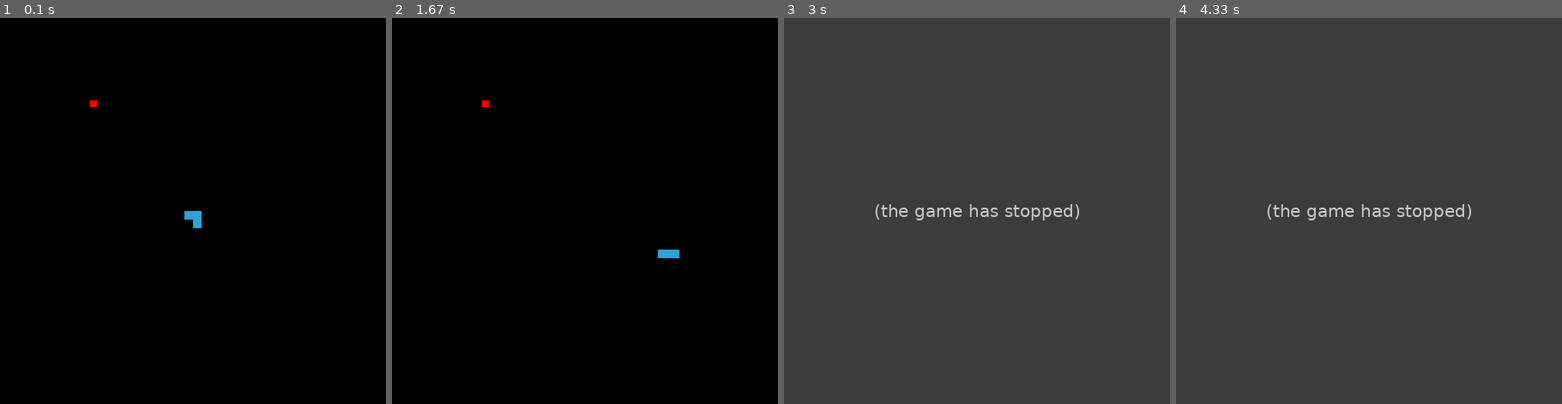
Above: before the commit, frames 1-4 (left to right).
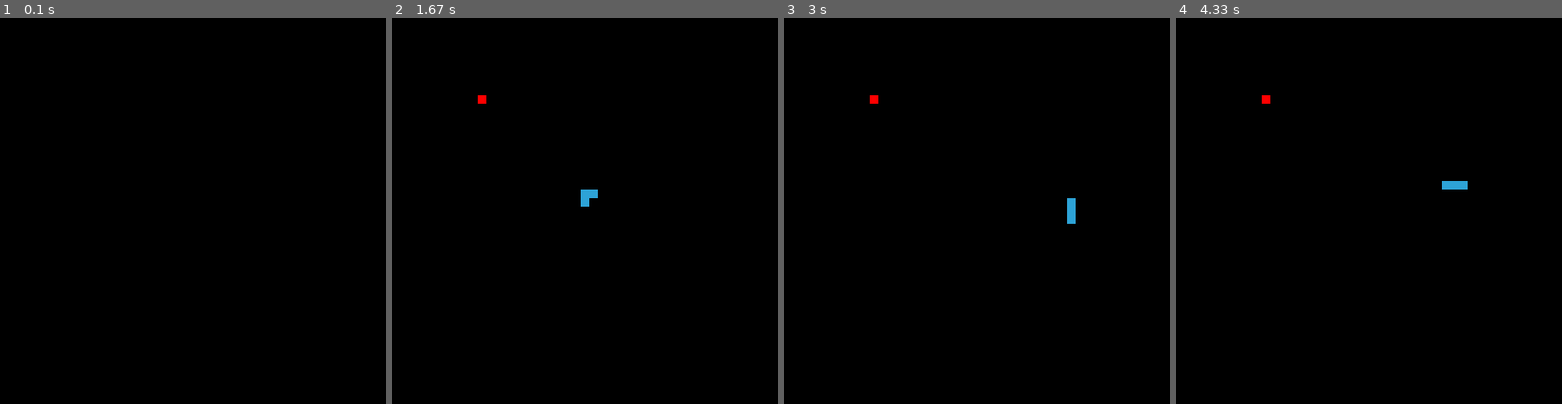
Above: after the commit, the same moments.

Repository: linusqzdeng/my-game
Game: pygame game, started from snake/snake.py
Same seed, same stepped clock (60 frames per second), same inputs: the game is played once before the commit and once after it.
Inputs:
- Up to frame 1 (0.1 s): no input
- Up to frame 2 (1.67 s): tap S at 0.33 s; hold Right 0.67-1.13 s; hold Up 1.17-1.47 s; hold Right from 1.5 s (still down)
- Up to frame 3 (3 s): release Right at 1.97 s; hold Left 2-2.53 s; hold Down 2.57-2.87 s; hold Left from 2.9 s (still down)
- Up to frame 4 (4.33 s): release Left at 3.3 s; hold Up 3.33-3.7 s; hold Right from 3.73 s (still down)

The runs differ from the first frame. In frame 1, 0.2% of the frame differs, in the area x 23-53%, y 21-55%; in frame 2, 0.3%; in frame 3, 100%, in the area x 0-100%, y 0-100%; in frame 4, 100%.
Before the commit the program exited at 2.43 s; later frames show no game.

Commit message:
Refactor the snake game

Diff:
--- a/snake/snake.py
+++ b/snake/snake.py
@@ -1,10 +1,9 @@
 import pygame
+import sys
 import random
-import sys
 from pygame.locals import *
+from pygame.math import Vector2
 
-
-WIDTH, HEIGHT = 450, 450
 
 BLACK = (0, 0, 0)
 WHITE = (255, 255, 255)
@@ -12,106 +11,123 @@
 GREEN = (0, 255, 0)
 SKY_BLUE = (45, 163, 215)
 
-snake_size = 10
-snake_pos = [WIDTH / 2, HEIGHT / 2]  # spawning position
-snake_body = [
-    snake_pos,
-    [snake_pos[0] - snake_size, snake_pos[1]],
-    [snake_pos[0] - 2 * snake_size, snake_pos[1]]
-]
+cell_size = 10
+cell_number = 45
+WIDTH, HEIGHT = cell_number * cell_size, cell_number * cell_size
+snake_body = [Vector2(20, 20), Vector2(21, 20), Vector2(22, 20)]
 
-
-def game_over():
-    """Call this function when the play lose."""
-    pass
+up = Vector2(0, -1)
+down = Vector2(0, 1)
+left = Vector2(-1, 0)
+right = Vector2(1, 0)
 
 
 class Snake:
     """Enable the snake to move around on screen."""
 
-    def __init__(self, body: list, size: int, color: tuple, screen):
-        self.body = body
-        self.size = size
+    def __init__(self, screen):
         self.screen = screen
-        self.color = color
-        self.x, self.y = self.body[0]  # head position
-        self.direction = random.choice(['Right', 'Left', 'Up', 'Down'])
-        self.speed = 5  # difficulty of the game
+        self.body = snake_body
+        self.direction = left
         self.grow = 0
 
     def _draw(self):
         """Draw the snake on screen."""
-        self.body.insert(0, [self.x, self.y])
-        for pos in self.body:
-            pygame.draw.rect(self.screen, self.color, (pos[0], pos[1], self.size, self.size))
-
-        # pop the snake tail every frame
-        if self.grow:
-            self.grow = 0
-        else:
-            self.body.pop()
+        for block in self.body:
+            x_pos = int(block.x * cell_size)
+            y_pos = int(block.y * cell_size)
+            snake_rect = pygame.Rect(x_pos, y_pos, cell_size, cell_size)
+            pygame.draw.rect(self.screen, SKY_BLUE, snake_rect)
 
     def _move(self):
         """Move the snake in terms of the direction."""
-        if self.direction == 'Right':
-            self.x += self.speed
-        if self.direction == 'Left':
-            self.x -= self.speed
-        if self.direction == 'Up':
-            self.y -= self.speed
-        if self.direction == 'Down':
-            self.y += self.speed
+        if not self.grow:
+            body_copy = self.body[:-1]  # body excluding the tail
+            body_copy.insert(0, body_copy[0] + self.direction)
+            self.body = body_copy
+        else:
+            self.body.insert(0, self.body[0] + self.direction)
+            self.grow = 0
 
     def _collision(self):
         """Collision detection."""
         # whether it collides with the edge of the window
-        if self.x + self.size >= WIDTH or self.x <= 0 or self.y + self.size >= HEIGHT or self.y <= 0:
+        head_pos = self.body[0]
+        if head_pos.x * cell_size > WIDTH or head_pos.x < 0 or head_pos.y * cell_size > HEIGHT or head_pos.y < 0:
             print('Crash into the wall!')
-            # game_over()
             sys.exit()
 
         # whether it collides with itself
-        for body in self.body[1:]:
-            if self.x == body[0] and self.y == body[1]:
+        for block in self.body[1:]:
+            if head_pos.x == block.x and head_pos.y == block.y:
                 print('Eat yourself!')
-                game_over()
                 sys.exit()
 
     def update(self):
         """Update the snake object."""
         self._collision()
+        self._draw()
         self._move()
-        self._draw()
 
 
 class Food:
     """Food makes the snake become longer when it is eaten."""
 
-    def __init__(self, size: int, color: tuple, screen):
-        self.size = size
-        self.color = color
+    def __init__(self, screen):
         self.screen = screen
         self.eaten = 0
-        self.x = random.randrange(WIDTH - self.size)
-        self.y = random.randrange(HEIGHT - self.size)
+        self.x, self.y = self._randomise()
+
+    def _randomise(self):
+        """Spawn the food in randomly on screen."""
+        self.x = random.randrange(cell_number - 1)
+        self.y = random.randrange(cell_number - 1)
+
+        return self.x, self.y
 
     def _spawn(self):
-        """Spawn the food in randomly on screen."""
         if not self.eaten:
-            pygame.draw.rect(self.screen, self.color, (self.x, self.y, self.size, self.size))
+            pos_x = int(self.x * cell_size)
+            pos_y = int(self.y * cell_size)
+            food_rect = pygame.Rect(pos_x, pos_y, cell_size, cell_size)
+            pygame.draw.rect(self.screen, RED, food_rect)
         else:
-            self.x = random.randrange(WIDTH - self.size)
-            self.y = random.randrange(HEIGHT - self.size)
+            self.x, self.y = self._randomise()
 
-    def _eaten(self, pos: tuple):
-        """Change the state to 1 if the food is eaten."""
-        self.eaten = 0
-        if abs(self.x - pos[0]) <= self.size and abs(self.y - pos[1]) < self.size:
-            self.eaten = 1
+    def update(self):
+        self._spawn()
 
-    def update(self, pos):
-        self._spawn()
-        self._eaten(pos)
+
+class Main:
+    """Main control of the game."""
+
+    def __init__(self, screen):
+        self.screen = screen
+        self.snake = Snake(self.screen)
+        self.food = Food(self.screen)
+        self.score = 0
+
+    def scores(self):
+        if self.snake_grow():
+            self.score += 10
+            print(self.score)
+
+    def snake_grow(self):
+        if self.food.eaten:
+            self.snake.grow = 1
+            return 1  # for scores()
+
+    def food_eaten(self):
+        self.food.eaten = 0
+        if self.snake.body[0].x == self.food.x and self.snake.body[0].y == self.food.y:
+            self.food.eaten = 1
+
+    def update(self):
+        self.snake_grow()
+        self.food_eaten()
+        self.scores()
+        self.snake.update()
+        self.food.update()
 
 
 def main():
@@ -119,41 +135,32 @@
     pygame.init()
     clock = pygame.time.Clock()
     screen = pygame.display.set_mode((WIDTH, HEIGHT))
-    pygame.display.set_caption("Snake!")
-    # surface = pygame.Surface(screen.get_size())
-    # surface = surface.convert()
-
-    # prepare for game objects
-    snake = Snake(snake_body, snake_size, SKY_BLUE, screen)
-    food = Food(8, RED, screen)
+    pygame.display.set_caption("Snake Game")
+    main_game = Main(screen)
 
     # main loop
     over = 0
     while not over:
-        clock.tick(30)
+        clock.tick(10)
 
         for event in pygame.event.get():
             if event.type == QUIT or (event.type == KEYDOWN and event.key in [K_q, K_ESCAPE]):
                 over = 1
 
             # snake's movement
-            if (event.type == KEYDOWN and event.key in [K_DOWN, K_s]) and snake.direction != 'Up':
-                snake.direction = 'Down'
-            elif (event.type == KEYDOWN and event.key in [K_UP, K_w]) and snake.direction != 'Down':
-                snake.direction = 'Up'
-            elif (event.type == KEYDOWN and event.key in [K_LEFT, K_a]) and snake.direction != 'Right':
-                snake.direction = 'Left'
-            elif (event.type == KEYDOWN and event.key in [K_RIGHT, K_d]) and snake.direction != 'Left':
-                snake.direction = 'Right'
-
-        # expand the snake if the food is eaten
-        if food.eaten:
-            snake.grow = 1
+            if event.type == KEYDOWN:
+                if event.key in [K_DOWN, K_s] and main_game.snake.direction != up:
+                    main_game.snake.direction = down
+                if event.key in [K_UP, K_w] and main_game.snake.direction != down:
+                    main_game.snake.direction = up
+                if event.key in [K_LEFT, K_a] and main_game.snake.direction != right:
+                    main_game.snake.direction = left
+                if event.key in [K_RIGHT, K_d] and main_game.snake.direction != left:
+                    main_game.snake.direction = right
 
         # draw the whole screen
         screen.fill(BLACK)
-        snake.update()
-        food.update((snake.x, snake.y))
+        main_game.update()
         pygame.display.update()
 
 
--- /dev/null
+++ b/snake/test.py
@@ -0,0 +1,4 @@
+import pygame
+from pygame.math import Vector2
+
+print(Vector2(0, -1) + Vector2(2, 3))
